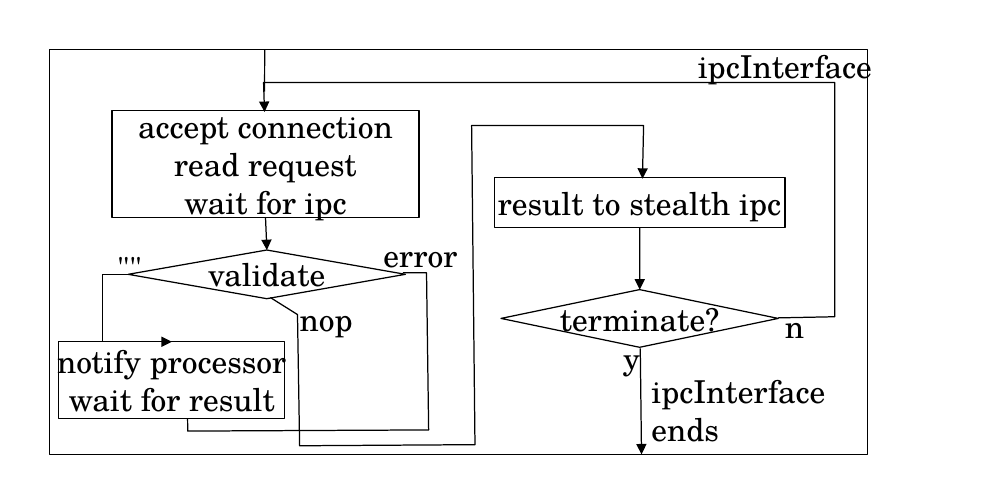
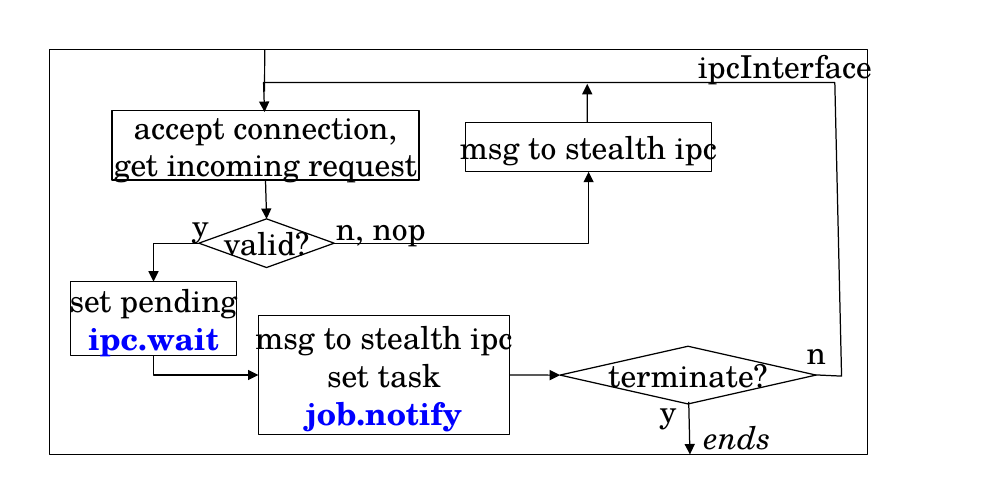
Before and after one commit to fbb-git/stealth, a slide deck: slide 1 of stealth/documentation/images/molds/ipcinterface.odp. Drawn at 1008x504 pixels with LibreOffice and Linux fonts; fonts in the diff are those of the drawing. Boxes give left, top, right and bottom in pixels: in the first picture for what was removed or moved away, otherwise in the second. Text is boxed around its words. In the diff, an @@ line names an element or a change of style, - is before the commit and + after.

```diff
--- a/stealth/documentation/images/molds/ipcinterface.odp
+++ b/stealth/documentation/images/molds/ipcinterface.odp
@@ freeform shape: place and size @@
-freeform shape at box(263, 83, 834, 319)
+freeform shape at box(263, 83, 842, 377)
@@ arrow added from (587, 122) to (587, 84), #000000 0.71 pt @@
@@ rectangle "accept connection,": place and size @@
-rectangle "accept connection," at box(112, 111, 420, 217)
+rectangle "accept connection," at box(112, 111, 420, 180)
@@ text in rectangle at box(114, 107, 416, 186): text changed @@
-accept connection
-read request
-wait for ipc
+accept connection,
+get incoming request
@@ freeform shape removed at box(271, 126, 644, 446) @@
@@ text in rectangle at box(460, 128, 717, 169): text changed @@
-result to stealth ipc
+msg to stealth ipc
@@ rectangle "msg to stealth ipc": place and size @@
-rectangle "msg to stealth ipc" at box(494, 178, 785, 227)
+rectangle "msg to stealth ipc" at box(465, 122, 711, 171)
@@ elbow arrow added from (334, 243) to (588, 171), #000000 0.71 pt @@
@@ arrow moved from (266, 217) - (267, 249) to (266, 180) - (267, 219) @@
@@ text added at box(192, 222, 209, 247), 18 pt, text #000000 @@
+y
@@ diamond added at box(199, 219, 334, 268), outline #000000 0.71 pt, 18 pt, text #000000 @@
+valid?
@@ text at box(336, 225, 426, 247): text changed @@
-nop
+n, nop
@@ arrow removed from (640, 227) to (640, 290) @@
@@ text removed at box(105, 243, 155, 299) @@
-""
@@ diamond removed at box(129, 249, 406, 299) @@
-validate
@@ elbow arrow moved from (129, 275) - (171, 341) to (199, 243) - (154, 281) @@
@@ text removed at box(383, 252, 457, 277) @@
-error
@@ rectangle added at box(71, 281, 237, 355), fill #FFFFFF, outline #000000 0.71 pt, 18 pt, text #000000 @@
+set pending
+ipc.wait
@@ freeform shape removed at box(188, 272, 428, 431) @@
@@ rectangle added at box(258, 315, 509, 435), outline #000000 0.71 pt, 18 pt, text #000000 @@
+msg to stealth ipc
+set task
+job.notify
@@ text "n": place and size @@
-text "n" at box(785, 316, 804, 338)
+text "n" at box(807, 349, 826, 374)
@@ rectangle removed at box(59, 341, 286, 418) @@
-notify processor
-wait for result
@@ elbow arrow added from (154, 355) to (258, 375), #000000 0.71 pt @@
@@ diamond "terminate?": place and size @@
-diamond "terminate?" at box(501, 290, 779, 348)
+diamond "terminate?" at box(561, 346, 816, 404)
@@ arrow added from (509, 375) to (561, 375), #000000 0.71 pt @@
@@ text "y": place and size @@
-text "y" at box(623, 343, 640, 377)
+text "y" at box(660, 397, 677, 430)
@@ text at box(651, 379, 825, 410): paragraph removed @@
-ipcInterface
@@ arrow moved from (640, 349) - (641, 455) to (689, 402) - (690, 455) @@
@@ text "ends": place and size @@
-text "ends" at box(651, 379, 825, 442)
+text "ends" at box(704, 426, 770, 455)
@@ text "ends" at box(704, 426, 770, 455): italic on @@
```
Also in this commit, not shown: 6 other files.
